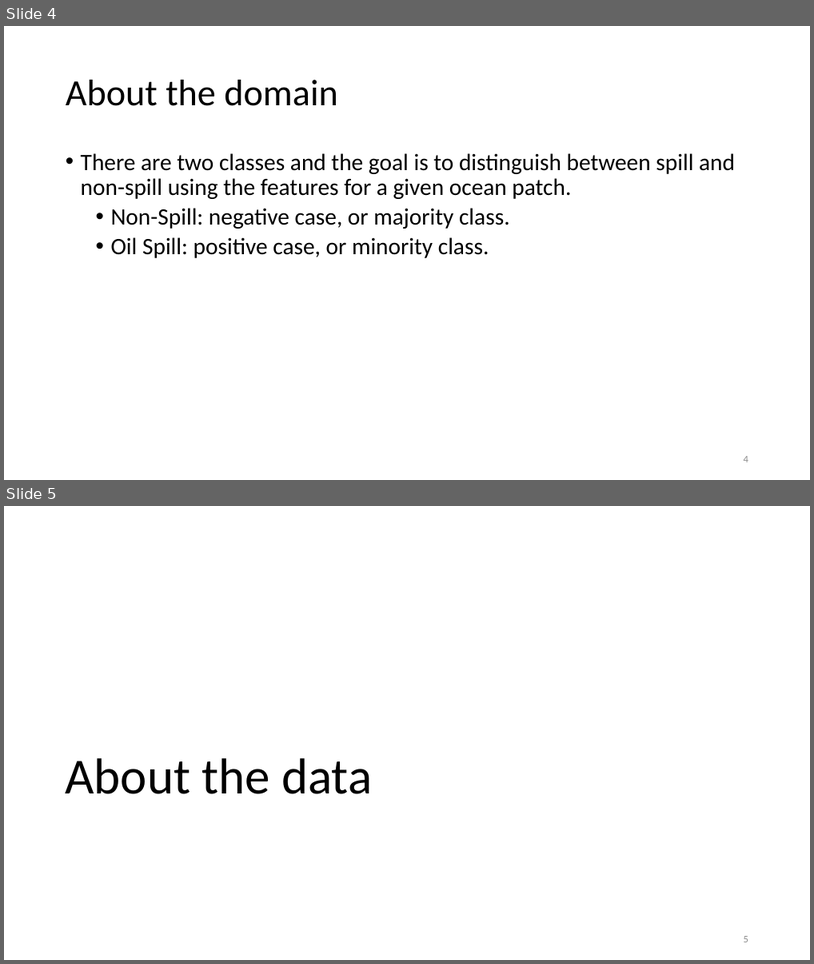
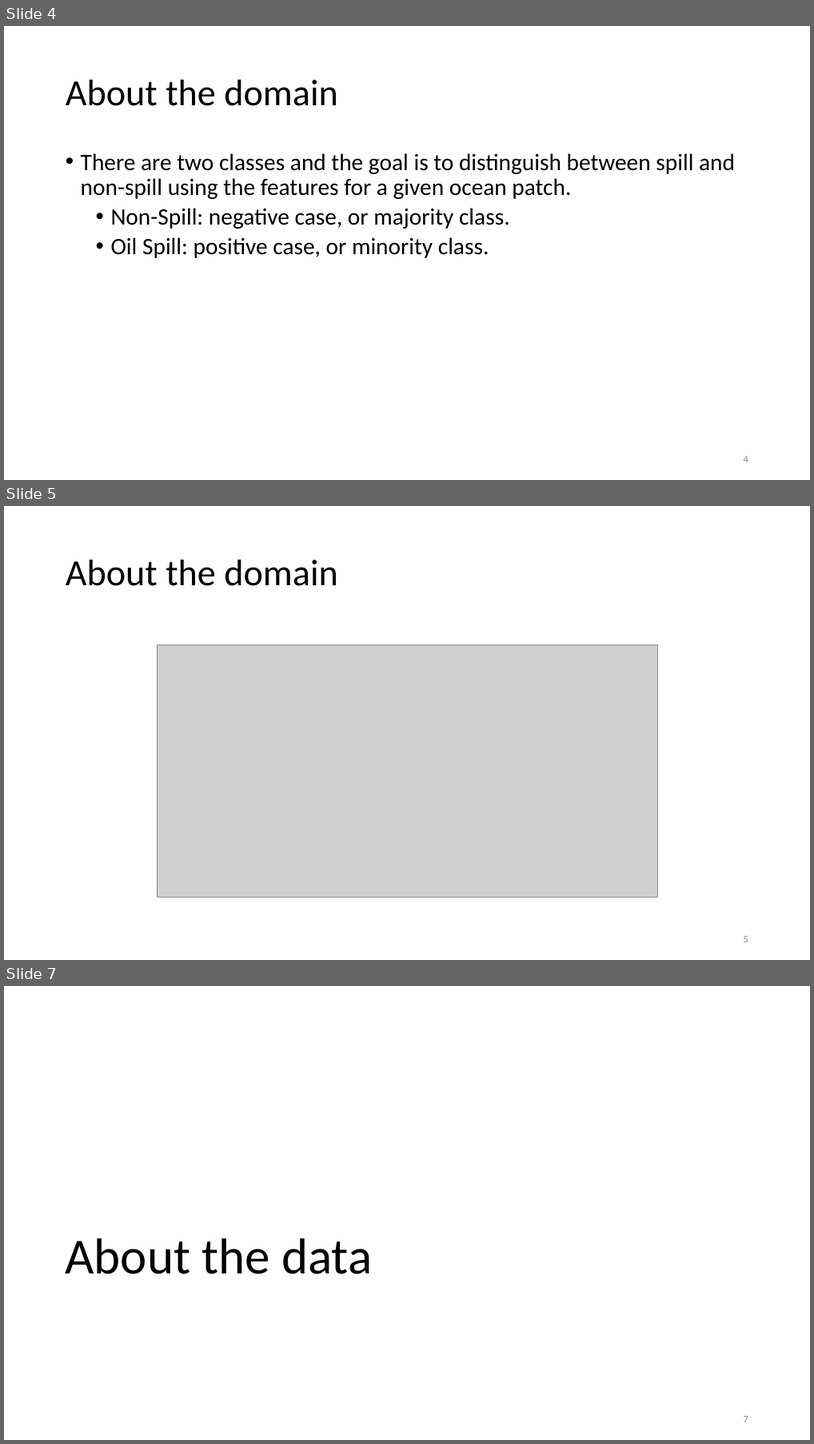
Before and after one commit to MotasemZiad/Oil-Spill-Classification, a slide deck: Presentation/Project Presentation.pptx. Shown one above the other, each under a label of ours: slides 4 and 5 before the commit, slides 4, 5 and 7 after it; the slides between them are not shown. The pictures are 814x964 and 814x1444 pixels, drawn with LibreOffice and Linux fonts; fonts in the diff are those of the drawing; grey boxes stand for pictures. Boxes give left, top, right and bottom in pixels: in the first picture for what was removed or moved away, otherwise in the second. Text is boxed around its words. In the diff, an @@ line names an element or a change of style, - is before the commit and + after.

```diff
--- a/Presentation/Project Presentation.pptx
+++ b/Presentation/Project Presentation.pptx
@@ slide 5 added at (4,506,810,960), background #FFFFFF @@
@@ title added at (66,560,338,586), 44 pt, text #000000 @@
+About the domain
@@ picture added at (157,644,658,896) @@
@@ page number added at (744,936,749,942), 12 pt, text #8C8C8C @@
+5
@@ what was slide 5 is now slide 7 @@
@@ page number at (744,1416,749,1422): text changed @@
-5
+7
```
Also in this commit, not shown: 4 slides changed, 2 other slides added, 1 slide removed.
